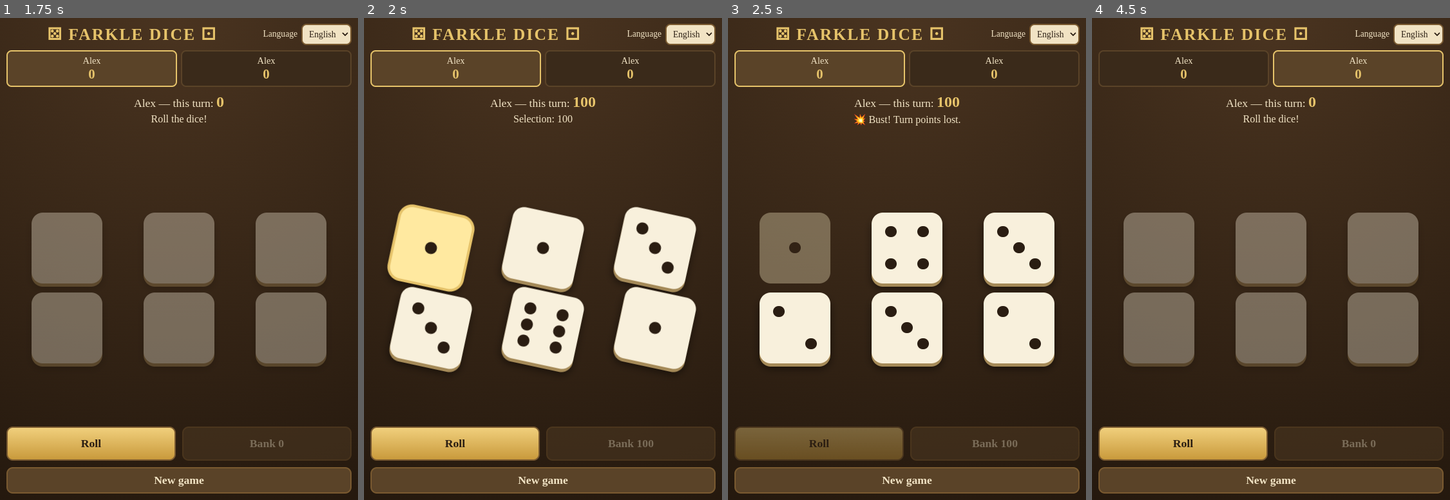
Above: before the commit, frames 1-4 (left to right).
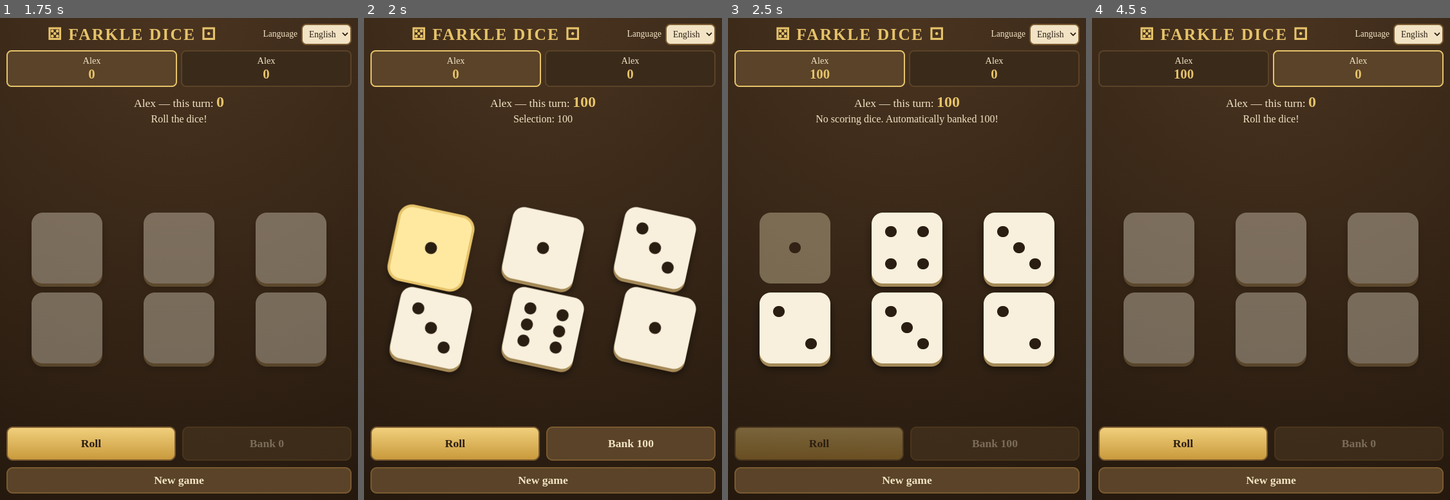
Above: after the commit, the same moments.

Repository: hilli/kc-dice
Game: browser game, page index.html
The game is run twice, just before and just after one commit, with the same random seed, the same clock (stepped at 60 frames per second) and the same inputs.
Inputs (mouse positions are in pixels of both pictures, inside the frame that each line leads up to):
- Up to frame 1 (1.75 s): click (179, 128) at 0.27 s; type "Alex" at 0.27 s; click (179, 157) at 0.52 s; type "Alex" at 0.52 s; click "Start game" at 0.77 s; click "Ready" at 1.27 s
- Up to frame 2 (2 s): click "Roll" at 1.77 s; click (432, 249) at 1.87 s
- Up to frame 3 (2.5 s): click "Roll" at 2.02 s; click (1017, 326) at 2.47 s
- Up to frame 4 (4.5 s): click (1271, 326) at 3.07 s; click (1381, 249) at 3.67 s; click "Ready" at 4.27 s

Frame 1 is identical in both runs. In frame 2, 3.3% of the frame differs, in the area x 50-99%, y 84-92%; in frame 3, 0.5%; in frame 4, less than 0.1%.

Commit message:
Lower the scores required and bank everything

Diff:
--- a/index.html
+++ b/index.html
@@ -70,7 +70,7 @@
   <br>
   <button id="start" style="width:100%" data-i18n="start">Start game</button>
   <details class="rules"><summary data-i18n="rules">Rules</summary>
-    <p><span data-i18n="rulesIntro">Roll six dice. Tap scori …(267 unchanged characters)… b><span data-i18n="rulesAfterBust"> and lose the turn's points. Scored all six? </span><b data-i18n="h …(150 unchanged characters)…
+    <p><span data-i18n="rulesIntro">Roll six dice. Tap scori …(267 unchanged characters)… b><span data-i18n="rulesAfterBust"> and the turn ends, but any points earned this turn are automatically banked. Scored all six? </span><b data-i18n="h …(150 unchanged characters)…
     <table>
       <tr><td data-i18n="singleOne">Single 1</td><td>100</td></tr>
       <tr><td data-i18n="singleFive">Single 5</td><td>50</td></tr>
@@ -81,7 +81,7 @@
       <tr><td data-i18n="straightTwoSix">Straight 2–6</td><td>750</td></tr>
       <tr><td data-i18n="straightOneSix">Straight 1–6</td><td>1500</td></tr>
     </table>
-    <p data-i18n="entry">You must bank at least 300 points to get on the board (you may keep rolling until you reach it).</p>
+    <p data-i18n="entry">You must bank at least 50 points to get on the board (you may keep rolling until you reach it).</p>
   </details>
 </section>
 <section id="game" class="hidden" style="display:flex;flex-direction:column;flex:1">
@@ -98,7 +98,7 @@
 </main>
 <div id="pass" class="pass hidden"><h2 id="passTitle"></h2><p id="passText"></p><button id="passBtn">Ready</button></div>
 <script>
-const MIN_ENTRY = 300;
+const MIN_ENTRY = 50;
 const $ = id => document.getElementById(id);
 const PIPS = {1:[4],2:[0,8],3:[0,4,8],4:[0,2,6,8],5:[0,2,4,6,8],6:[0,2,3,5,6,8]};
 const TEXT = {
@@ -108,17 +108,18 @@
     rulesIntro: 'Roll six dice. Tap scoring dice to set them aside, then ',
     roll: 'Roll', rulesAfterRoll: ' the rest or ', bank: 'Bank',
     rulesAfterBank: ' your points. If a roll has no scoring dice, you ',
-    bustWord: 'bust', rulesAfterBust: " and lose the turn's points. Scored all six? ",
+    bustWord: 'bust', rulesAfterBust: ' and the turn ends, but any points earned this turn are automatically banked. Scored all six? ',
     hotWord: 'Hot dice', rulesEnd: ' – roll all six again. First to reach the target triggers a final round; highest score wins.',
     singleOne: 'Single 1', singleFive: 'Single 5', threeOnes: 'Three 1s', threeOthers: 'Three 2–6s',
     faceTimes: 'face × 100', multipleKind: '4 / 5 / 6 of a kind', multipleValue: '×2 / ×4 / ×8 of the three',
     straightOneFive: 'Straight 1–5', straightTwoSix: 'Straight 2–6', straightOneSix: 'Straight 1–6',
-    entry: 'You must bank at least 300 points to get on the board (you may keep rolling until you reach it).',
+    entry: 'You must bank at least 50 points to get on the board (you may keep rolling until you reach it).',
     thisTurn: 'this turn:', newGame: 'New game', player: n => `Player ${n}`,
     playerTurn: name => `${name}'s turn`, passDevice: 'Pass the device, then tap Ready.', ready: 'Ready',
     rollPrompt: 'Roll the dice!', pickScoring: 'Pick scoring dice.', selectScoring: 'Select scoring dice.',
     invalidSelection: 'Every selected die must score.', selection: n => `Selection: ${n}`,
-    hotDice: '🔥 Hot dice! Rolling all six.', bust: '💥 Bust! Turn points lost.',
+    hotDice: '🔥 Hot dice! Rolling all six.', bust: '💥 Bust! No points earned this turn.',
+    autoBanked: n => `No scoring dice. Automatically banked ${n}!`,
     banked: n => `Banked ${n}!`, rollAll: 'Roll all 6 🔥', bankAmount: n => `Bank ${n}`,
     confirmQuit: 'Abandon this game?', join: ' & ',
     winner: (names, count) => `🏆 ${names} ${count === 1 ? 'wins' : 'win'}!`, playAgain: 'Play again',
@@ -129,17 +130,18 @@
     rulesIntro: 'Rzuć sześcioma kośćmi. Dotknij punktujących kości, aby je odłożyć, a następnie wybierz ',
     roll: 'Rzuć', rulesAfterRoll: ', aby rzucić pozostałymi, lub ', bank: 'Zapisz',
     rulesAfterBank: ', aby zapisać punkty. Jeśli żaden wynik nie punktuje, następuje ',
-    bustWord: 'spalenie tury', rulesAfterBust: ' i tracisz punkty z tej tury. Odłożono wszystkie sześć kości? ',
+    bustWord: 'spalenie tury', rulesAfterBust: ', ale zdobyte w tej turze punkty zostają automatycznie zapisane. Odłożono wszystkie sześć kości? ',
     hotWord: 'Gorące kości', rulesEnd: ' – rzuć wszystkimi ponownie. Gdy ktoś osiągnie cel, rozpoczyna się ostatnia runda; wygrywa najwyższy wynik.',
     singleOne: 'Jedna jedynka', singleFive: 'Jedna piątka', threeOnes: 'Trzy jedynki', threeOthers: 'Trzy jednakowe (2–6)',
     faceTimes: 'liczba oczek × 100', multipleKind: '4 / 5 / 6 jednakowych kości', multipleValue: '×2 / ×4 / ×8 wartości trójki',
     straightOneFive: 'Sekwencja 1–5', straightTwoSix: 'Sekwencja 2–6', straightOneSix: 'Sekwencja 1–6',
-    entry: 'Aby rozpocząć zdobywanie punktów, musisz zapisać co najmniej 300 punktów w jednej turze (możesz rzucać dalej, dopóki ich nie uzbierasz).',
+    entry: 'Aby rozpocząć zdobywanie punktów, musisz zapisać co najmniej 50 punktów w jednej turze (możesz rzucać dalej, dopóki ich nie uzbierasz).',
     thisTurn: 'w tej turze:', newGame: 'Nowa gra', player: n => `Gracz ${n}`,
     playerTurn: name => `Tura: ${name}`, passDevice: 'Podaj urządzenie następnemu graczowi i wybierz Gotowe.', ready: 'Gotowe',
     rollPrompt: 'Rzuć kośćmi!', pickScoring: 'Wybierz punktujące kości.', selectScoring: 'Wybierz punktujące kości.',
     invalidSelection: 'Każda wybrana kość musi dawać punkty.', selection: n => `Wybrane: ${n}`,
-    hotDice: '🔥 Gorące kości! Rzucasz wszystkimi sześcioma.', bust: '💥 Spalona tura! Punkty z tej tury przepadają.',
+    hotDice: '🔥 Gorące kości! Rzucasz wszystkimi sześcioma.', bust: '💥 Spalona tura! Nie zdobyto żadnych punktów.',
+    autoBanked: n => `Brak punktujących kości. Automatycznie zapisano ${n} pkt!`,
     banked: n => `Zapisano ${n} pkt!`, rollAll: 'Rzuć wszystkimi 6 🔥', bankAmount: n => `Zapisz ${n}`,
     confirmQuit: 'Porzucić tę grę?', join: ' i ',
     winner: (names, count) => `🏆 ${count === 1 ? 'Zwycięzca' : 'Zwycięzcy'}: ${names}!`, playAgain: 'Zagraj ponownie',
@@ -150,17 +152,18 @@
     rulesIntro: 'Kast seks terninger. Tryk på de terninger, der giver point, for at lægge dem til side. Vælg derefter ',
     roll: 'Kast', rulesAfterRoll: ' for at kaste resten eller ', bank: 'Gem',
     rulesAfterBank: ' for at gemme pointene. Hvis et kast ikke giver point, slår du en ',
-    bustWord: 'nitte', rulesAfterBust: ' og mister turens point. Har du lagt alle seks terninger til side? ',
+    bustWord: 'nitte', rulesAfterBust: ' og turen slutter, men alle point fra turen gemmes automatisk. Har du lagt alle seks terninger til side? ',
     hotWord: 'Varme terninger', rulesEnd: ' – kast alle seks igen. Når en spiller når målet, begynder en sidste runde; den højeste score vinder.',
     singleOne: 'En enkelt 1’er', singleFive: 'En enkelt 5’er', threeOnes: 'Tre 1’ere', threeOthers: 'Tre ens (2–6)',
     faceTimes: 'antal øjne × 100', multipleKind: '4 / 5 / 6 ens', multipleValue: '×2 / ×4 / ×8 af værdien for tre ens',
     straightOneFive: 'Række 1–5', straightTwoSix: 'Række 2–6', straightOneSix: 'Række 1–6',
-    entry: 'Du skal gemme mindst 300 point for at komme på tavlen (du kan fortsætte med at kaste, indtil du har nok).',
+    entry: 'Du skal gemme mindst 50 point for at komme på tavlen (du kan fortsætte med at kaste, indtil du har nok).',
     thisTurn: 'denne tur:', newGame: 'Nyt spil', player: n => `Spiller ${n}`,
     playerTurn: name => `Tur: ${name}`, passDevice: 'Giv enheden videre, og tryk på Klar.', ready: 'Klar',
     rollPrompt: 'Kast terningerne!', pickScoring: 'Vælg terninger, der giver point.', selectScoring: 'Vælg terninger, der giver point.',
     invalidSelection: 'Alle valgte terninger skal give point.', selection: n => `Valg: ${n}`,
-    hotDice: '🔥 Varme terninger! Kast alle seks igen.', bust: '💥 Nitte! Du mister turens point.',
+    hotDice: '🔥 Varme terninger! Kast alle seks igen.', bust: '💥 Nitte! Ingen point optjent denne tur.',
+    autoBanked: n => `Ingen terninger giver point. Automatisk gemt ${n} point!`,
     banked: n => `Gemt ${n} point!`, rollAll: 'Kast alle 6 🔥', bankAmount: n => `Gem ${n}`,
     confirmQuit: 'Vil du afslutte dette spil?', join: ' og ',
     winner: (names, count) => `🏆 ${count === 1 ? 'Vinder' : 'Vindere'}: ${names}!`, playAgain: 'Spil igen',
@@ -353,24 +356,31 @@
   render();
   setTimeout(() => { free.forEach(d => delete d.rolling); }, 400);
   if (!hasScoring(free.map(d => d.v))) {
-    t.over = true;
-    render();
-    setStatus('bust');
+    if (t.total >= MIN_ENTRY) bankTurn('autoBanked');
+    else {
+      t.over = true;
+      render();
+      setStatus('bust');
+    }
     if (navigator.vibrate) navigator.vibrate([80,40,80]);
     setTimeout(() => nextPlayer(), 1800);
   }
 };
 $('bank').onclick = () => {
   const t = G.turn, p = G.players[G.cur];
-  if (selScore() <= 0) return;
+  if (t.over || selScore() <= 0 || (p.score === 0 && t.total + selScore() < MIN_ENTRY)) return;
   lockSelection();
+  bankTurn();
+  setTimeout(nextPlayer, 1200);
+};
+function bankTurn(message = 'banked') {
+  const t = G.turn, p = G.players[G.cur];
   p.score += t.total;
   t.over = true;
-  setStatus('banked', t.total);
+  setStatus(message, t.total);
   render();
   if (G.finalFor === null && p.score >= G.target) G.finalFor = G.cur;
-  setTimeout(nextPlayer, 1200);
-};
+}
 function nextPlayer() {
   G.cur = (G.cur + 1) % G.players.length;
   if (G.finalFor !== null && G.cur === G.finalFor) return endGame();
--- a/tests/game.spec.js
+++ b/tests/game.spec.js
@@ -76,7 +76,7 @@
   await selectDice(page, [3, 2, 1]);
   await expect(page.locator('#turnScore')).toHaveText('100');
   await expect(page.locator('#roll')).toBeEnabled();
-  await expect(page.locator('#bank')).toBeDisabled();
+  await expect(page.locator('#bank')).toBeEnabled();
   await selectDice(page, [4]);
   await expect(page.locator('#turnScore')).toHaveText('150');
 });
@@ -146,43 +146,83 @@
   await expect(page.locator('#roll')).toBeEnabled();
 });
 
-test('enforces the entry minimum and loses unbanked points on a bust', async ({ page }) => {
+test('allows 50-point entry and adds later automatic banking to the saved score', async ({ page }) => {
   await startGame(page, [
-    [1, 3, 3, 3, 2, 4],
-    [1, 2, 3, 4, 6, 6],
-    [2, 2, 3, 3, 4],
-    [5, 2, 2, 3, 4, 6],
+    [5, 2, 2, 3, 4, 6], [2, 2, 3, 3, 4, 6],
+    [5, 2, 2, 3, 4, 6], [2, 2, 3, 3, 4],
   ]);
-  await roll(page, [1, 3, 3, 3, 2, 4]);
-  await selectDice(page, [0]);
-  await expect(page.locator('#turnScore')).toHaveText('100');
-  await expect(page.locator('#bank')).toBeDisabled();
-  await selectDice(page, [0, 1, 2, 3]);
-  await expect(page.locator('#turnScore')).toHaveText('300');
-  await expect(page.locator('#bank')).toBeEnabled();
-  await page.locator('#bank').click();
-  await expect(page.locator('#scores .pl b').nth(0)).toHaveText('300');
-
-  await expect(page.locator('#passTitle')).toHaveText("Player 2's turn");
-  await page.getByRole('button', { name: 'Ready', exact: true }).click();
-  await roll(page, [1, 2, 3, 4, 6, 6]);
-  await selectDice(page, [0]);
-  await expect(page.locator('#turnScore')).toHaveText('100');
-  await roll(page, [1, 2, 2, 3, 3, 4]);
-  await expect(page.locator('#status')).toContainText('Bust!');
-  await expect(page.locator('#roll')).toBeDisabled();
-  await expect(page.locator('#bank')).toBeDisabled();
-  await expect(page.locator('#scores .pl b').nth(1)).toHaveText('0');
-
-  await expect(page.locator('#passTitle')).toHaveText("Player 1's turn");
-  await expect(page.locator('#turnScore')).toHaveText('0');
-  await page.getByRole('button', { name: 'Ready', exact: true }).click();
+  await expect(page.locator('#bank')).toBeDisabled();
   await roll(page, [5, 2, 2, 3, 4, 6]);
+  await expect(page.locator('#bank')).toBeDisabled();
   await selectDice(page, [0]);
   await expect(page.locator('#bank')).toHaveText('Bank 50');
   await expect(page.locator('#bank')).toBeEnabled();
   await page.locator('#bank').click();
-  await expect(page.locator('#scores .pl b').nth(0)).toHaveText('350');
+  await expect(page.locator('#scores .pl b').nth(0)).toHaveText('50');
+  await expect(page.locator('#passTitle')).toHaveText("Player 2's turn");
+  await page.locator('#passBtn').click();
+  await roll(page, [2, 2, 3, 3, 4, 6]);
+  await expect(page.locator('#passTitle')).toHaveText("Player 1's turn");
+  await page.locator('#passBtn').click();
+  await roll(page, [5, 2, 2, 3, 4, 6]);
+  await selectDice(page, [0]);
+  await roll(page, [5, 2, 2, 3, 3, 4]);
+  await expect(page.locator('#status')).toHaveText('No scoring dice. Automatically banked 50!');
+  await expect(page.locator('#scores .pl b').nth(0)).toHaveText('100');
+  await expect(page.locator('#scores .pl b').nth(1)).toHaveText('0');
+});
+
+test('automatically banks exactly 50 points on a non-scoring reroll', async ({ page }) => {
+  await startGame(page, [[5, 2, 2, 3, 4, 6], [2, 2, 3, 3, 4]]);
+  await roll(page, [5, 2, 2, 3, 4, 6]);
+  await selectDice(page, [0]);
+  await roll(page, [5, 2, 2, 3, 3, 4]);
+  await expect(page.locator('#status')).toHaveText('No scoring dice. Automatically banked 50!');
+  await expect(page.locator('#scores .pl b').nth(0)).toHaveText('50');
+  await expect(page.locator('#roll')).toBeDisabled();
+  await expect(page.locator('#bank')).toBeDisabled();
+  await page.locator('#language').selectOption('pl');
+  await expect(page.locator('#status')).toHaveText('Brak punktujących kości. Automatycznie zapisano 50 pkt!');
+  await page.locator('#language').selectOption('da');
+  await expect(page.locator('#status')).toHaveText('Ingen terninger giver point. Automatisk gemt 50 point!');
+  await expect(page.locator('#scores .pl b').nth(0)).toHaveText('50');
+  await expect(page.locator('#passTitle')).toHaveText('Tur: Spiller 2');
+  await expect(page.locator('#turnScore')).toHaveText('0');
+});
+
+test('automatically banks points from multiple throws exactly once', async ({ page }) => {
+  await startGame(page, [[1, 2, 3, 4, 6, 6], [5, 2, 3, 4, 6], [2, 3, 4, 6]]);
+  await roll(page, [1, 2, 3, 4, 6, 6]);
+  await selectDice(page, [0]);
+  await roll(page, [1, 5, 2, 3, 4, 6]);
+  await selectDice(page, [1]);
+  await expect(page.locator('#turnScore')).toHaveText('150');
+  await roll(page, [1, 5, 2, 3, 4, 6]);
+  await expect(page.locator('#status')).toHaveText('No scoring dice. Automatically banked 150!');
+  await expect(page.locator('#scores .pl b').nth(0)).toHaveText('150');
+  await expect(page.locator('#roll')).toBeDisabled();
+  await expect(page.locator('#bank')).toBeDisabled();
+  await expect(page.locator('#passTitle')).toHaveText("Player 2's turn");
+  await expect(page.locator('#scores .pl b').nth(0)).toHaveText('150');
+  await expect(page.locator('#scores .pl b').nth(1)).toHaveText('0');
+  await expect(page.locator('#turnScore')).toHaveText('0');
+});
+
+test('automatic banking after hot dice triggers the final round', async ({ page }) => {
+  await startGame(page, [
+    [1, 2, 3, 4, 5, 6], [2, 2, 3, 3, 4, 6], [2, 2, 3, 3, 4, 6],
+  ], { target: 1000 });
+  await roll(page, [1, 2, 3, 4, 5, 6]);
+  await selectDice(page, [0, 1, 2, 3, 4, 5]);
+  await roll(page, [2, 2, 3, 3, 4, 6]);
+  await expect(page.locator('#status')).toHaveText('No scoring dice. Automatically banked 1500!');
+  await expect(page.locator('#scores .pl b').nth(0)).toHaveText('1500');
+  await expect(page.locator('#passTitle')).toHaveText("Player 2's turn");
+  await page.locator('#passBtn').click();
+  await roll(page, [2, 2, 3, 3, 4, 6]);
+  await expect(page.locator('#passTitle')).toHaveText('🏆 Player 1 wins!');
+  await expect(page.locator('#passText')).toContainText('Player 1: 1500');
+  await expect(page.locator('#passText')).toContainText('Player 2: 0');
 });
 
 test('rolls all six dice again after scoring all of them', async ({ page }) => {
@@ -233,7 +273,7 @@
   await expect(page.locator('#names input').first()).toHaveValue('Łukasz');
   await page.locator('summary').click();
   await expect(page.locator('.rules')).toContainText('Sekwencja 1–5');
-  await expect(page.locator('.rules')).toContainText('co najmniej 300 punktów');
+  await expect(page.locator('.rules')).toContainText('co najmniej 50 punktów');
 
   await page.locator('#language').selectOption('da');
   await expect(page.locator('html')).toHaveAttribute('lang', 'da');
@@ -243,7 +283,7 @@
   await expect(page.getByPlaceholder('Spiller 2')).toBeVisible();
   await expect(page.locator('details.rules')).toHaveAttribute('open', '');
   await expect(page.locator('.rules')).toContainText('Række 1–5');
-  await expect(page.locator('.rules')).toContainText('mindst 300 point');
+  await expect(page.locator('.rules')).toContainText('mindst 50 point');
   await expect(page.locator('#names input').first()).toHaveValue('Łukasz');
 
   await page.locator('#language').selectOption('en');
@@ -292,16 +332,16 @@
 const localizedTurns = [
   {
     language: 'pl', confirm: 'Porzucić tę grę?', invalid: 'Każda wybrana kość musi dawać punkty.',
-    selection: 'Wybrane: 100', bust: '💥 Spalona tura! Punkty z tej tury przepadają.', next: 'Tura: Gracz 2',
+    selection: 'Wybrane: 100', autoBanked: 'Brak punktujących kości. Automatycznie zapisano 100 pkt!', next: 'Tura: Gracz 2',
   },
   {
     language: 'da', confirm: 'Vil du afslutte dette spil?', invalid: 'Alle valgte terninger skal give point.',
-    selection: 'Valg: 100', bust: '💥 Nitte! Du mister turens point.', next: 'Tur: Spiller 2',
+    selection: 'Valg: 100', autoBanked: 'Ingen terninger giver point. Automatisk gemt 100 point!', next: 'Tur: Spiller 2',
   },
 ];
 
 for (const locale of localizedTurns) {
-  test(`localizes the confirmation, invalid selection, and bust in ${locale.language}`, async ({ page }) => {
+  test(`localizes the confirmation, invalid selection, and automatic banking in ${locale.language}`, async ({ page }) => {
     await openGame(page, [[1, 2, 3, 4, 6, 6], [2, 2, 3, 3, 4]]);
     await page.locator('#language').selectOption(locale.language);
     await page.locator('#start').click();
@@ -318,8 +358,8 @@
     await selectDice(page, [1]);
     await expect(page.locator('#status')).toHaveText(locale.selection);
     await roll(page, [1, 2, 2, 3, 3, 4]);
-    await expect(page.locator('#status')).toHaveText(locale.bust);
-    await expect(page.locator('#scores .pl b').nth(0)).toHaveText('0');
+    await expect(page.locator('#status')).toHaveText(locale.autoBanked);
+    await expect(page.locator('#scores .pl b').nth(0)).toHaveText('100');
     await expect(page.locator('#passTitle')).toHaveText(locale.next);
   });
 }
